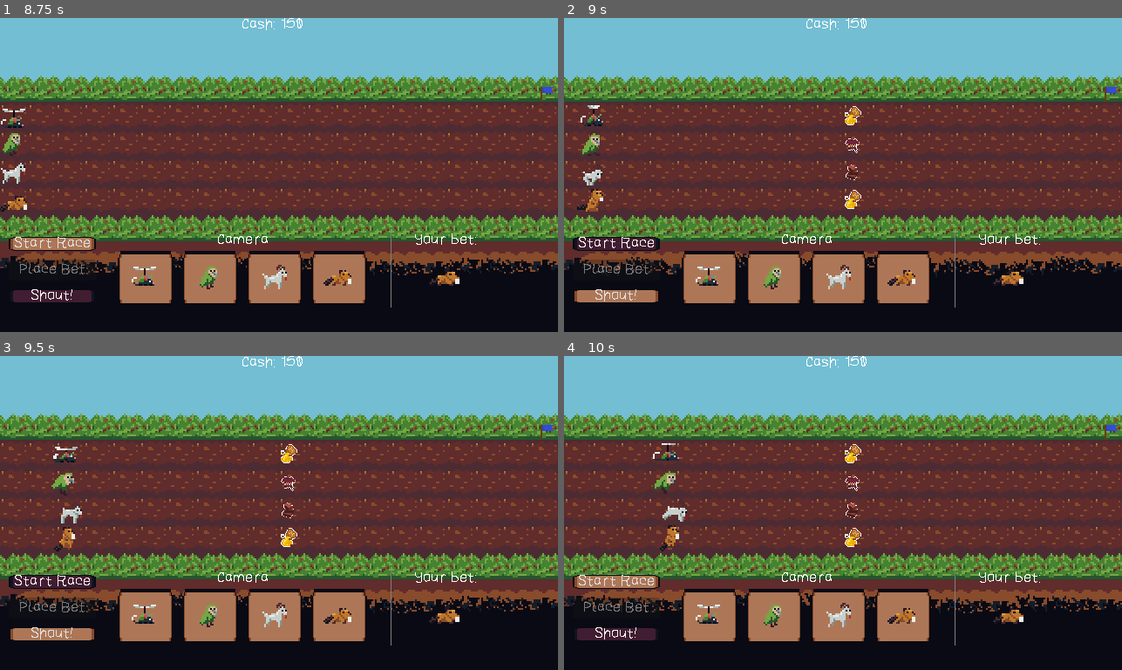
Above: before the commit, frames 1-4 (two rows, left to right).
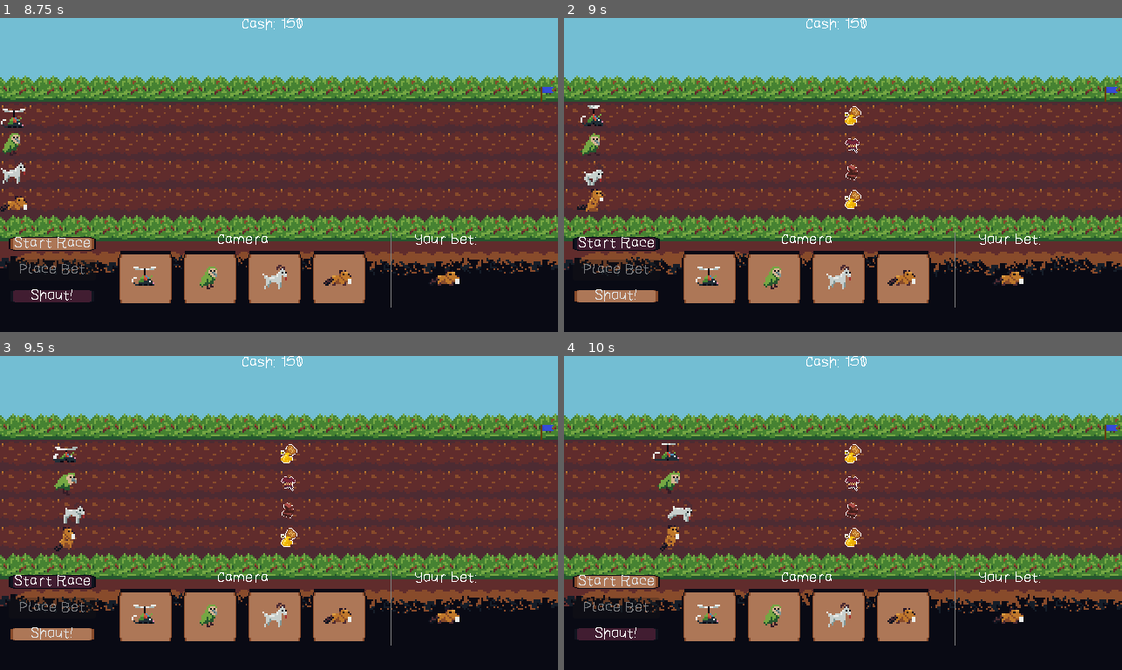
Above: after the commit, the same moments.

Repository: jame581/FastAndFocused
Game: Godot game, scene res://maps/main_menu.tscn
The game is run twice, just before and just after one commit, with the same random seed, the same clock (stepped at 60 frames per second) and the same inputs.
Inputs:
- Up to frame 1 (8.75 s): click "Play" at 0.5 s; click "Place Bet" at 1.25 s; click "Start Race" at 2 s; click "Start Race" at 2.75 s; click "Shout!" at 3.5 s; click "Odds: 2.5" at 4.25 s; click "Odds: 3.16" at 5 s; click "Odds: 1.42" at 5.75 s; click "Odds: 5.74" at 6.5 s; click "Bet 50 on ME!" at 7.25 s; click "Shout!" at 8 s
- Up to frame 2 (9 s): click "Start Race" at 8.75 s
- Up to frame 3 (9.5 s): no input
- Up to frame 4 (10 s): click "Shout!" at 9.5 s

Frame 1 is identical in both runs. In frame 2, less than 0.1% of the frame differs, in the area x 3-8%, y 46-54%; in frame 3, 0.2%; in frame 4, 0.3%, in the area x 15-23%, y 36-53%.

Commit message:
changes in speed and sound improvement

Diff:
--- a/source/scenes/animals/beaver.tscn
+++ b/source/scenes/animals/beaver.tscn
@@ -203,7 +203,7 @@
 }
 
 [node name="Beaver" instance=ExtResource("1_mu0yg")]
-speed_array = Array[float]([90.0, 85.0, 85.0])
+speed_array = Array[float]([90.0, 80.0, 70.0])
 obstacle_effect_dict = {
 1: -10.0,
 2: -10.0,
--- a/source/scenes/animals/dog.tscn
+++ b/source/scenes/animals/dog.tscn
@@ -218,12 +218,12 @@
 id = 0
 speed_array = Array[float]([90.0, 90.0, 90.0])
 obstacle_effect_dict = {
-1: -10.0,
-2: -5.0,
-3: -20.0,
+1: -15.0,
+2: -10.0,
+3: -25.0,
 4: -5.0,
 5: 5.0,
-6: 10.0
+6: 15.0
 }
 
 [node name="Sprite2D" parent="." index="1"]
--- a/source/scenes/animals/giraffe.tscn
+++ b/source/scenes/animals/giraffe.tscn
@@ -204,7 +204,7 @@
 
 [node name="Giraffe" instance=ExtResource("1_gued1")]
 id = 3
-speed_array = Array[float]([90.0, 85.0, 85.0])
+speed_array = Array[float]([95.0, 85.0, 75.0])
 obstacle_effect_dict = {
 1: -10.0,
 2: -5.0,
--- a/source/scenes/animals/goat.tscn
+++ b/source/scenes/animals/goat.tscn
@@ -204,14 +204,14 @@
 
 [node name="Goat" instance=ExtResource("1_842g4")]
 id = 2
-speed_array = Array[float]([95.0, 90.0, 80.0])
+speed_array = Array[float]([100.0, 90.0, 80.0])
 obstacle_effect_dict = {
 1: -5.0,
 2: 5.0,
-3: -15.0,
-4: -10.0,
+3: -20.0,
+4: -15.0,
 5: -10.0,
-6: -35.0
+6: -30.0
 }
 
 [node name="Sprite2D" parent="." index="1"]
--- a/source/scenes/animals/hippo.tscn
+++ b/source/scenes/animals/hippo.tscn
@@ -215,14 +215,14 @@
 
 [node name="Hippo" instance=ExtResource("1_h3dwu")]
 id = 7
-speed_array = Array[float]([85.0, 85.0, 85.0])
+speed_array = Array[float]([100.0, 85.0, 70.0])
 obstacle_effect_dict = {
-1: -5.0,
-2: -5.0,
-3: 15.0,
-4: -5.0,
+1: -10.0,
+2: -10.0,
+3: 20.0,
+4: -10.0,
 5: -10.0,
-6: 10.0
+6: 15.0
 }
 
 [node name="Sprite2D" parent="." index="1"]
--- a/source/scenes/animals/kakapo.tscn
+++ b/source/scenes/animals/kakapo.tscn
@@ -204,7 +204,7 @@
 
 [node name="Kakapo" instance=ExtResource("1_8h0jb")]
 id = 4
-speed_array = Array[float]([85.0, 80.0, 85.0])
+speed_array = Array[float]([90.0, 80.0, 85.0])
 obstacle_effect_dict = {
 1: 15.0,
 2: -10.0,
--- a/source/scenes/animals/rat.tscn
+++ b/source/scenes/animals/rat.tscn
@@ -206,12 +206,12 @@
 id = 5
 speed_array = Array[float]([85.0, 85.0, 85.0])
 obstacle_effect_dict = {
-1: -10.0,
-2: 10.0,
-3: -20.0,
-4: -10.0,
-5: 5.0,
-6: -5.0
+1: -15.0,
+2: 15.0,
+3: -25.0,
+4: -15.0,
+5: 10.0,
+6: -10.0
 }
 
 [node name="Sprite2D" parent="." index="1"]
--- a/source/scenes/audio_manager.tscn
+++ b/source/scenes/audio_manager.tscn
@@ -47,7 +47,6 @@
 
 [node name="RaceWin" type="AudioStreamPlayer" parent="."]
 stream = ExtResource("4_m6ggh")
-parameters/looping = true
 
 [node name="GameOver" type="AudioStreamPlayer" parent="."]
 stream = ExtResource("5_aoitu")
--- a/source/scripts/audio_manager.gd
+++ b/source/scripts/audio_manager.gd
@@ -10,6 +10,7 @@
 	SignalBus.race_finished.connect(handle_race_finished)
 	SignalBus.map_loaded.connect(handle_map_changed)
 	SignalBus.animal_triggered_obstacle.connect(handle_animal_trigger)
+	SignalBus.game_over.connect(handle_game_over)
 
 func handle_map_changed(mapEnum: Constants.GameScenes) -> void:
 	if mapEnum == Constants.GameScenes.MAIN_MENU:
@@ -25,7 +26,7 @@
 	$RaceBackground.play()
 
 func handle_race_finished(animal_finish_order) -> void:
-	$CrowdAudio.stop()
+	$CrowdAudio.volume_db = -10
 	$RaceBackground.stop()
 	$RaceWin.play()
 
@@ -81,3 +82,6 @@
 
 func _on_timer_timeout() -> void:
 	can_shout = true
+
+func handle_game_over() -> void:
+	$GameOver.play()
Not shown, changed: source/assets/audio/crowd_cheering_win.mp3.import
Not shown: 1 places in source/scenes/audio_manager.tscn that only renumber resources
Not shown, changed: assets/audio/crowd_cheering_win.mp3
Not shown, changed: source/assets/audio/crowd_cheering_win.mp3
